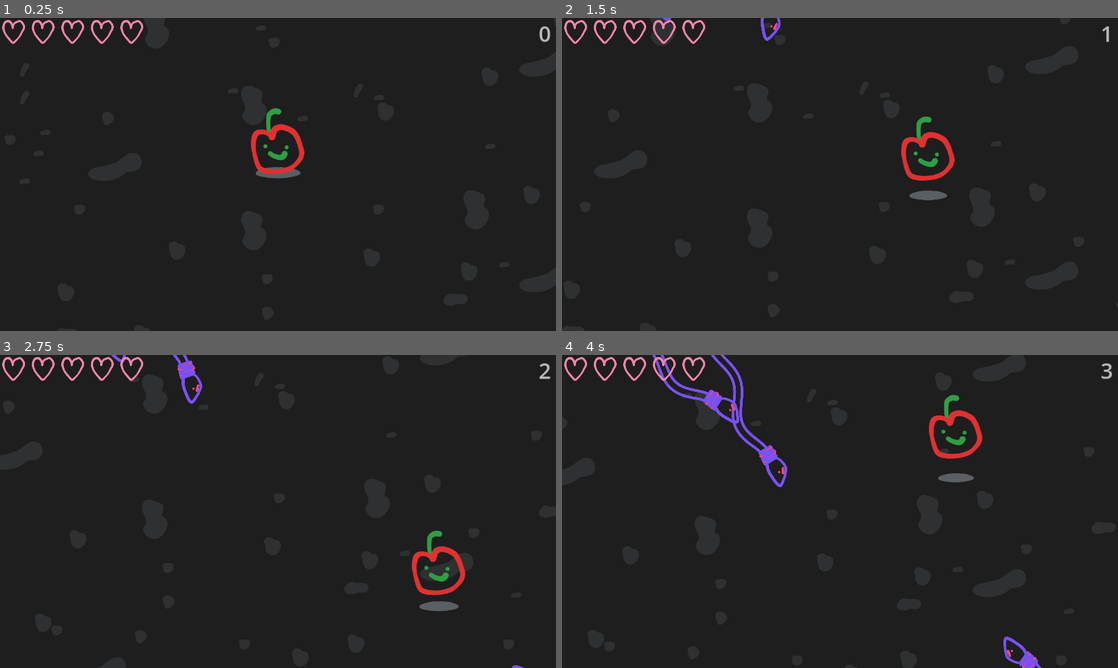
Above: before the commit, frames 1-4 (two rows, left to right).
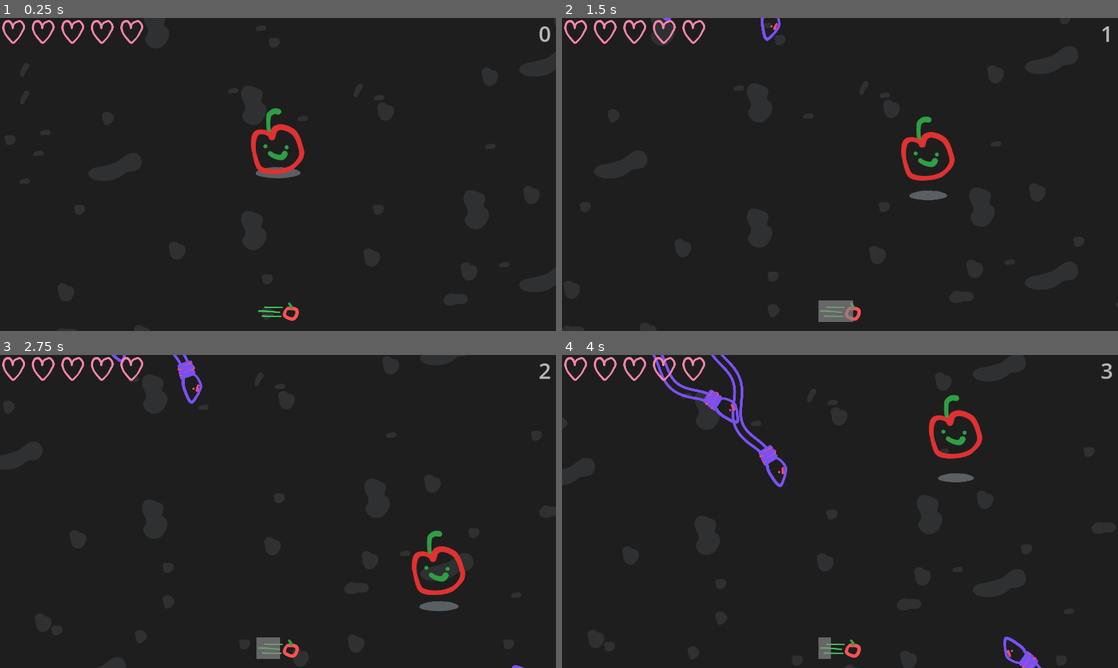
Above: after the commit, the same moments.

Repository: CactiChameleon9/GMTK-2023
Game: Godot game, scene res://Scenes/Main.tscn
Two runs of this game, one before a commit and one after it. Both use one fixed random seed, a clock stepped at 60 frames per second and the inputs below.
Inputs:
- Up to frame 1 (0.25 s): no input
- Up to frame 2 (1.5 s): tap Enter (ui_accept) at 0.5, 0.6, 0.77, 1.07, 1.35 s; hold Right (ui_right) 0.53-1.28 s; hold Down (ui_down) from 1.28 s (still down)
- Up to frame 3 (2.75 s): tap Enter (ui_accept) at 1.52, 1.82, 2.1 s; release Down (ui_down) at 2.03 s; hold Right (ui_right) from 2.03 s (still down)
- Up to frame 4 (4 s): release Right (ui_right) at 2.78 s; hold Up (ui_up) 2.78-3.53 s; tap Enter (ui_accept) at 2.85, 3.02, 3.32, 3.6, 3.77 s; hold Left (ui_left) from 3.53 s (still down)

The runs differ from the first frame. In frame 1, 0.1% of the frame differs, in the area x 46-54%, y 90-97%; in frame 2, 0.5%, in the area x 46-54%, y 90-98%; in frame 3, 0.4%; in frame 4, 0.3%.

Commit message:
Implement Dashing

Diff:
--- a/Nodes/Character.gd
+++ b/Nodes/Character.gd
@@ -1,6 +1,7 @@
 extends CharacterBody2D
 
 signal live_changed(lives: int)
+signal dashed()
 
 @export var lives: int = 5
 
@@ -10,6 +11,8 @@
 @onready var _shadow_sprite = $Shadow
 var _shadow_size_change: float = 0.2
 
+@onready var _collision_shape = $CollisionShape2D
+
 var _walking: bool = false
 var _bouncing: bool = false
 var _tweener: Tween
@@ -17,7 +20,10 @@
 var _acceleration: float = 4500
 var _max_speed: float = 400
 var _resistance: float = 3000
+var _dash_speed: float = 1800
 
+var _can_dash: bool = true
+var _dashing: bool = false
 
 func _ready():
 	live_changed.emit(lives)
@@ -27,14 +33,19 @@
 	# Get the move direction
 	_do_movement(delta)
 	_do_bouncing()
+	_do_dash_checks()
 
 
 func _do_movement(delta):
+
 	var move_direction := Vector2(Input.get_action_strength("ui_right")
 								- Input.get_action_strength("ui_left"),
 								Input.get_action_strength("ui_down")
 								- Input.get_action_strength("ui_up"))
 	move_direction = move_direction.limit_length()
+
+	if _dashing:
+		move_direction = Vector2.ZERO
 
 	# Move in direction (or resist if no movement input given)
 	if move_direction.is_zero_approx():
@@ -46,8 +57,8 @@
 		_walking = true
 		velocity += move_direction * delta * _acceleration
 
-	# Limit the velocity to max
-	velocity = velocity.limit_length(_max_speed)
+		# Limit the velocity to max
+		velocity = velocity.limit_length(_max_speed)
 
 	# Actually move
 	move_and_slide()
@@ -86,6 +97,46 @@
 							_shadow_size_change, 0.25).as_relative()
 
 
+func _do_dash_checks():
+	if Input.is_action_just_pressed("ui_accept") and _can_dash:
+		# Set the dashed/dashing infos
+		dashed.emit()
+		_dashing = true
+		_can_dash = false
+
+		# Disable collisions
+		_collision_shape.disabled = true
+
+		# Tween transparency
+		var tween := create_tween() \
+					.set_ease(Tween.EASE_OUT) \
+					.set_trans(Tween.TRANS_QUART)
+		tween.tween_property(_character_sprite, "modulate", Color(0.8, 0.8, 0.8, 0.8), 0.25)
+
+		# Set the velocity to the dash speed (in the right direction)
+		velocity = velocity.normalized() * _dash_speed
+
+	# Dashed finished
+	if _dashing and velocity.length() <= _max_speed:
+		# Set the dashed/dashing infos
+		_dashing = false
+
+		# Emable collisions
+		_collision_shape.disabled = false
+
+		# Tween transparency
+		var tween := create_tween() \
+					.set_ease(Tween.EASE_IN) \
+					.set_trans(Tween.TRANS_QUART)
+		tween.tween_property(_character_sprite, "modulate", Color(1, 1, 1, 1), 0.25)
+
+		# Set the velocity to the dash speed (in the right direction)
+		velocity = velocity.normalized() * _dash_speed
+
 func die():
 	lives -= 1
 	live_changed.emit(lives)
+
+
+func _enable_dash():
+	_can_dash = true
--- /dev/null
+++ b/Nodes/DashIndicator.gd
@@ -0,0 +1,19 @@
+extends Control
+
+signal can_dash
+
+@export var dash_reset_time: float = 5
+
+func _ready():
+	$FadeShapeControl.split_offset = 0
+
+
+func _dashed():
+	var tween := create_tween() \
+		.set_ease(Tween.EASE_IN_OUT) \
+		.set_trans(Tween.TRANS_LINEAR)
+
+	$FadeShapeControl.split_offset = size.x
+	tween.tween_property($FadeShapeControl, "split_offset", 0, dash_reset_time)
+
+	tween.connect("finished", func(): can_dash.emit())
--- /dev/null
+++ b/Nodes/DashIndicator.tscn
@@ -0,0 +1,39 @@
+[gd_scene load_steps=3 format=3 uid="uid://5d4s1fhmn6bw"]
+
+[ext_resource type="Script" path="res://Nodes/DashIndicator.gd" id="1_434y3"]
+[ext_resource type="Texture2D" uid="uid://cwikd1fq6tjwb" path="res://Assets/UI/Dash.svg" id="2_nudw3"]
+
+[node name="DashIndicatorContainer" type="Control"]
+layout_mode = 3
+anchor_right = 0.116406
+anchor_bottom = 0.0986111
+script = ExtResource("1_434y3")
+metadata/_edit_use_anchors_ = true
+
+[node name="TextureRect" type="TextureRect" parent="."]
+layout_mode = 1
+anchors_preset = 15
+anchor_right = 1.0
+anchor_bottom = 1.0
+grow_horizontal = 2
+grow_vertical = 2
+texture = ExtResource("2_nudw3")
+expand_mode = 2
+stretch_mode = 5
+
+[node name="FadeShapeControl" type="HSplitContainer" parent="."]
+layout_mode = 1
+anchors_preset = 15
+anchor_right = 1.0
+anchor_bottom = 1.0
+grow_horizontal = 2
+grow_vertical = 2
+split_offset = 90
+dragger_visibility = 2
+
+[node name="GreyFade" type="ColorRect" parent="FadeShapeControl"]
+layout_mode = 2
+color = Color(0.52549, 0.52549, 0.52549, 0.698039)
+
+[node name="EmptyControl" type="Control" parent="FadeShapeControl"]
+layout_mode = 2
--- a/Scenes/Main.tscn
+++ b/Scenes/Main.tscn
@@ -1,10 +1,11 @@
-[gd_scene load_steps=11 format=3 uid="uid://bilolno4nrch4"]
+[gd_scene load_steps=12 format=3 uid="uid://bilolno4nrch4"]
 
 [ext_resource type="Script" path="res://Scenes/Main.gd" id="1_b8l74"]
 [ext_resource type="PackedScene" uid="uid://cqq1jkvlj40eq" path="res://Nodes/Character.tscn" id="1_hskob"]
 [ext_resource type="TileSet" uid="uid://w3saur1cuur7" path="res://Assets/Scenary/Scenary.tres" id="2_efpxg"]
 [ext_resource type="Script" path="res://Nodes/LivesHBox.gd" id="4_rq326"]
 [ext_resource type="Texture2D" uid="uid://domb3k8lrj1ue" path="res://Assets/UI/Heart.svg" id="4_v55nr"]
+[ext_resource type="PackedScene" uid="uid://5d4s1fhmn6bw" path="res://Nodes/DashIndicator.tscn" id="6_y3pdk"]
 
 [sub_resource type="RectangleShape2D" id="RectangleShape2D_ejdx6"]
 size = Vector2(128, 1008)
@@ -117,6 +118,15 @@
 expand_mode = 2
 stretch_mode = 4
 
+[node name="DashIndicator" parent="UICanvasLayer/UI" instance=ExtResource("6_y3pdk")]
+layout_mode = 1
+anchor_left = 0.460938
+anchor_top = 0.902778
+anchor_right = 0.539062
+anchor_bottom = 0.972222
+grow_horizontal = 2
+grow_vertical = 0
+
 [node name="SnakeSpawner" type="Path2D" parent="."]
 unique_name_in_owner = true
 curve = SubResource("Curve2D_gfwft")
@@ -127,4 +137,6 @@
 progress = 4473.88
 
 [connection signal="area_exited" from="SnakeDetector" to="." method="_on_snake_detector_body_exited"]
+[connection signal="dashed" from="Character" to="UICanvasLayer/UI/DashIndicator" method="_dashed"]
 [connection signal="live_changed" from="Character" to="UICanvasLayer/UI/LivesHBox" method="_lives_updated"]
+[connection signal="can_dash" from="UICanvasLayer/UI/DashIndicator" to="Character" method="_enable_dash"]
